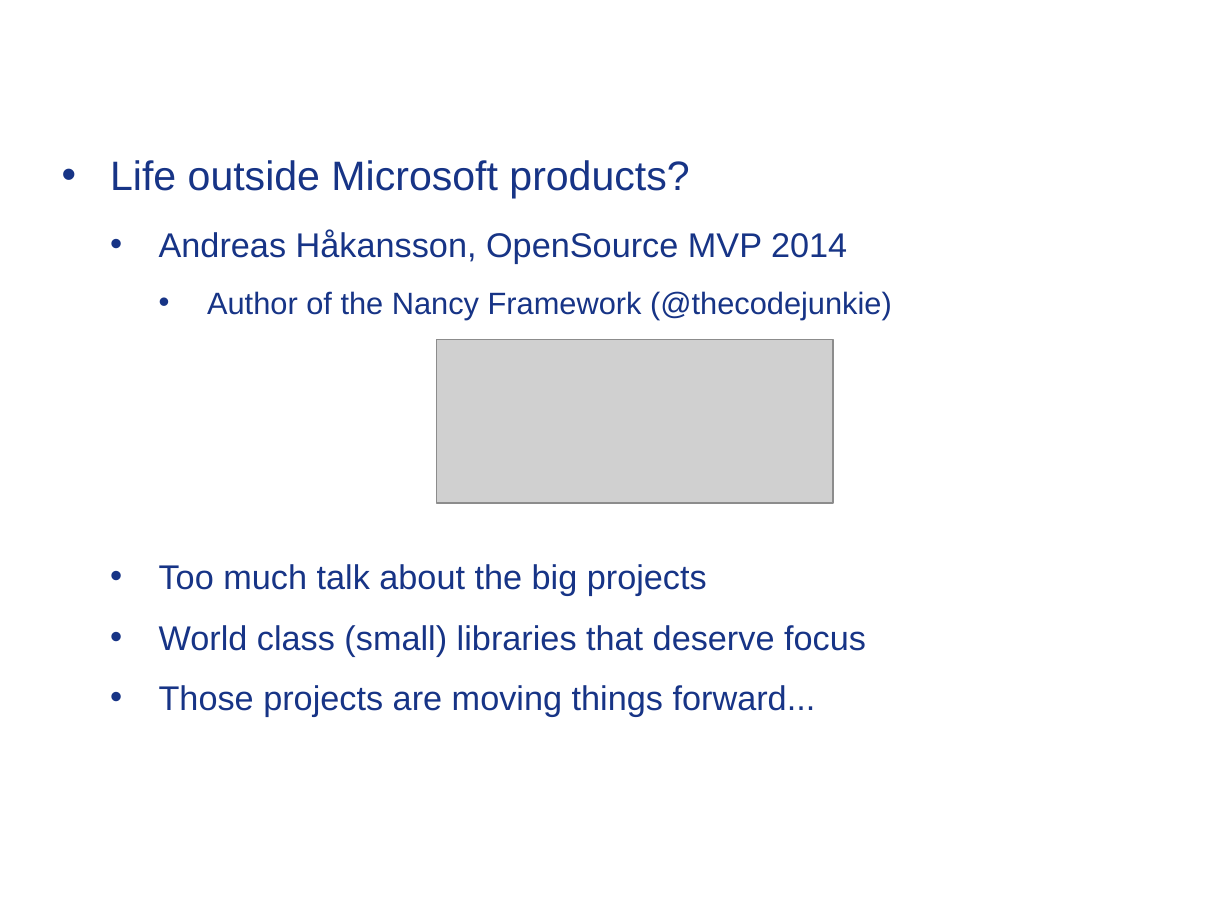
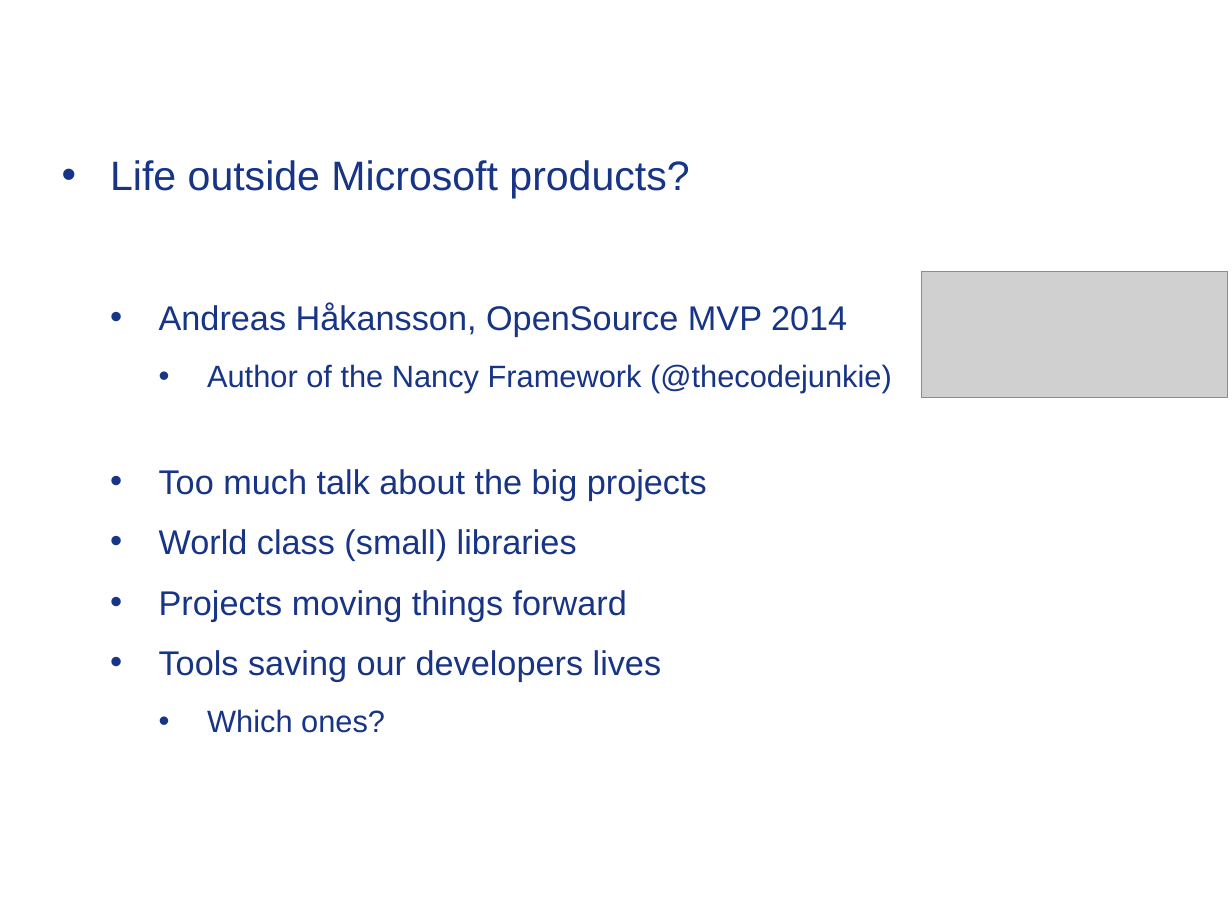
Before and after one commit to Timothep/MarathonWOShoes, a slide deck: slide 3 of BarefootMarathon.odp. Drawn at 1232x924 pixels with LibreOffice and Linux fonts; fonts in the diff are those of the drawing; grey boxes stand for pictures; background and template pictures are left out. Boxes give left, top, right and bottom in pixels: in the first picture for what was removed or moved away, otherwise in the second. Text is boxed around its words. In the diff, an @@ line names an element or a change of style, - is before the commit and + after.

```diff
--- a/BarefootMarathon.odp
+++ b/BarefootMarathon.odp
@@ picture: place and size @@
-picture at (436, 340, 833, 504)
+picture at (922, 271, 1228, 397)
@@ text at (159, 529, 662, 733): text changed @@
-  • World class (small) libraries that deserve focus
-  • Those projects are moving things forward...
+  • World class (small) libraries
+  • Projects moving things forward
+  • Tools saving our developers lives
+    • Which ones?
```
Also in this commit, not shown: 10 other slides changed, 2 slides added, 5 slides removed, 4 other files.
